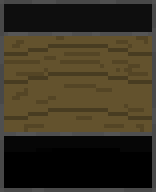
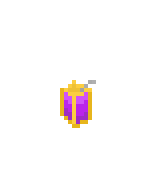
Layers edited between the first and the second 156 × 192 image:
added layer "Layer 2 copy" above "Layer 8" over box(60, 80, 96, 128)
hid "sauna" over box(4, 36, 152, 132)
hid "juice 1", painted on it over box(0, 0, 156, 192)
removed layer "Layer 0" over box(0, 0, 156, 192)
